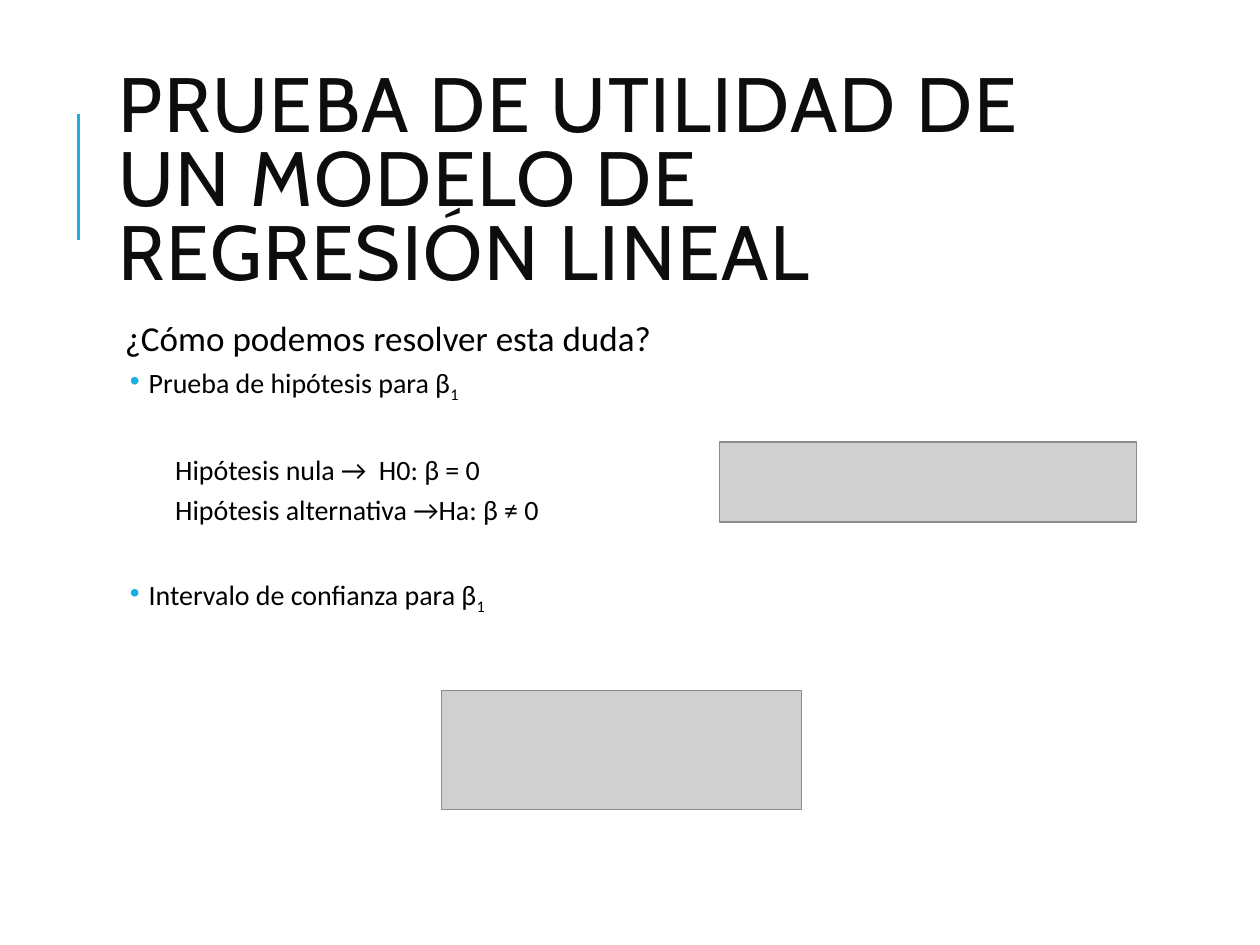
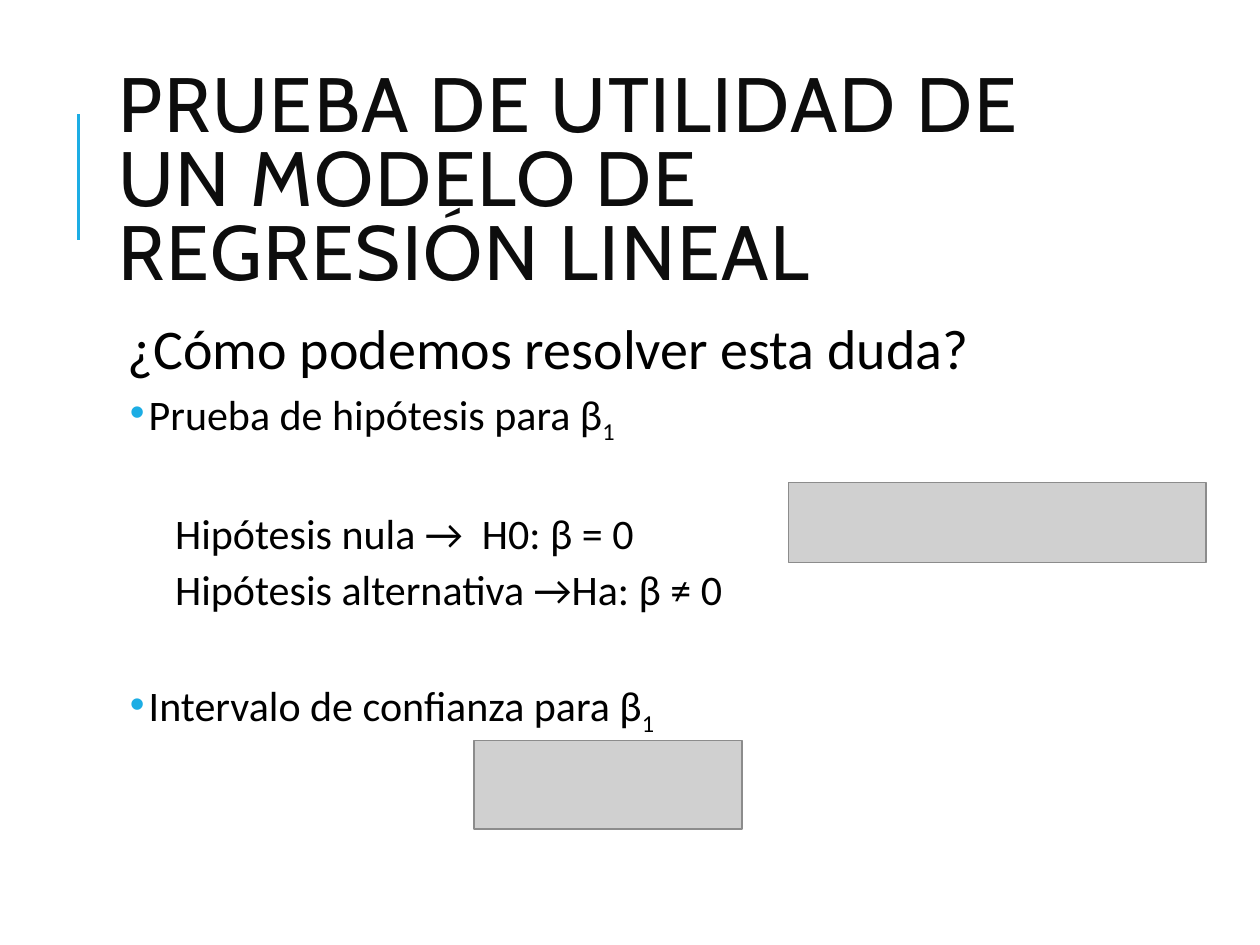
Before and after one commit to delany-ramirez/charlas, a slide deck: slide 13 of PyPereira_LR/Regresion Lineal.pptx. Drawn at 1260x945 pixels with LibreOffice and Linux fonts; fonts in the diff are those of the drawing; grey boxes stand for pictures. Boxes give left, top, right and bottom in pixels: in the first picture for what was removed or moved away, otherwise in the second. Text is boxed around its words. In the diff, an @@ line names an element or a change of style, - is before the commit and + after.

```diff
--- a/PyPereira_LR/Regresion Lineal.pptx
+++ b/PyPereira_LR/Regresion Lineal.pptx
@@ text "¿Cómo podemos resolver esta duda?" at bbox=[128, 330, 968, 728]: size 20 to 32 pt in "¿Cómo podemos resolver esta duda?"; size 16 to 24 pt in "Prueba de hipótesis para β1", "Hipótesis nula → H0: β = 0", "Hipótesis alternativa →Ha: β ≠ 0", "Intervalo de confianza para β1" @@
@@ picture: place and size @@
-picture at bbox=[719, 442, 1137, 523]
+picture at bbox=[789, 483, 1206, 563]
@@ picture: place and size @@
-picture at bbox=[441, 690, 801, 809]
+picture at bbox=[474, 741, 742, 829]
```
Also in this commit, not shown: 7 other slides changed.
